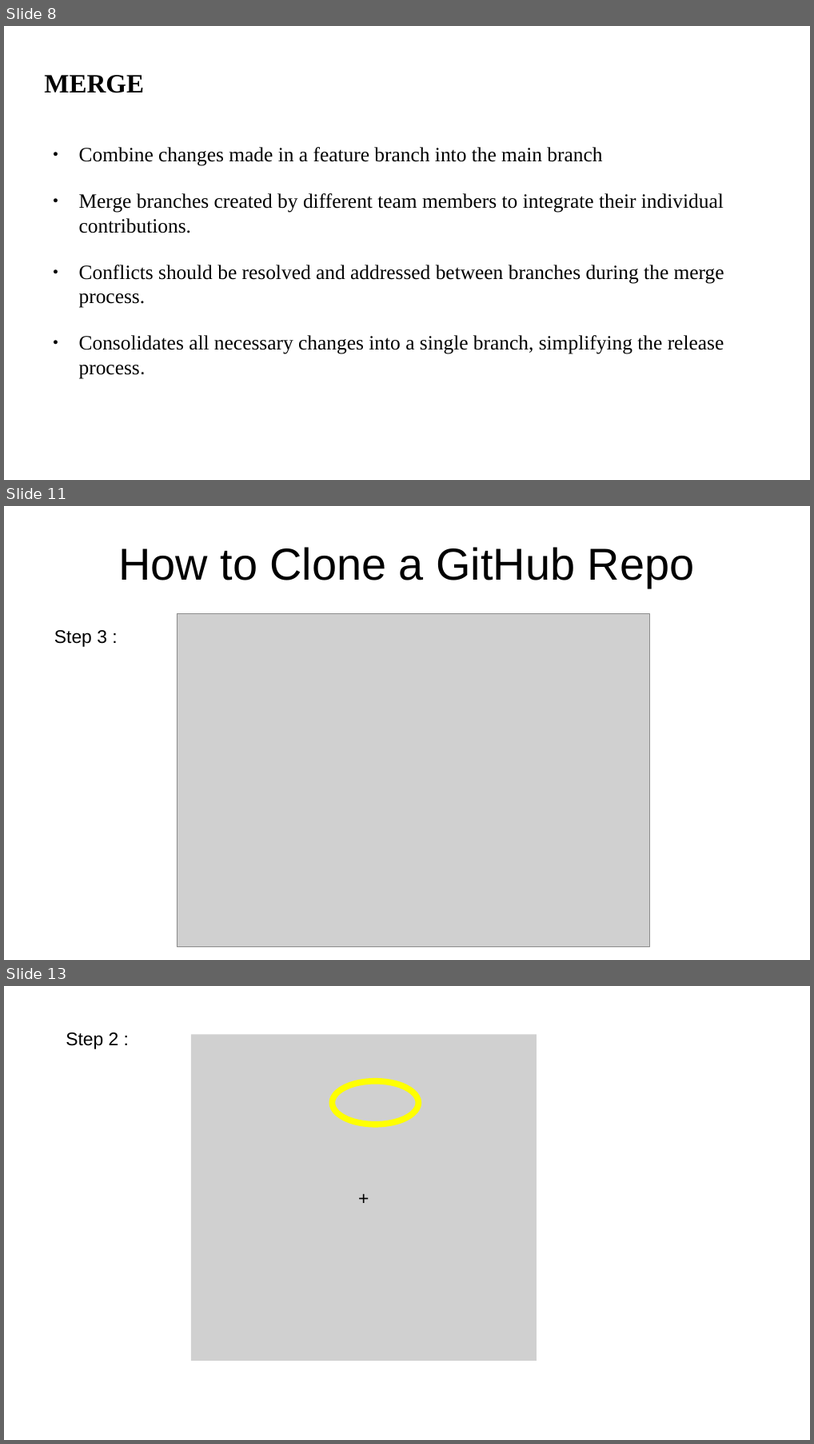
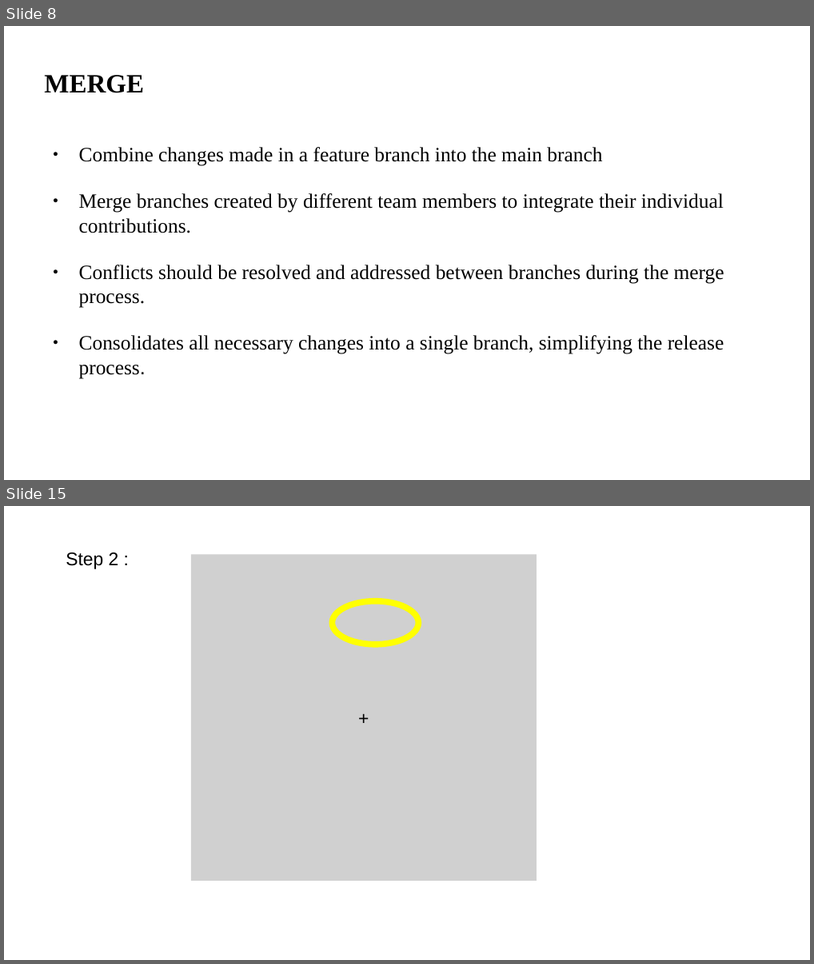
Before and after one commit to anubhavAnora/presentation, a slide deck: Presentation.odp. Shown one above the other, each under a label of ours: slides 8, 11 and 13 before the commit, slides 8 and 15 after it; the slides between them are not shown. The pictures are 814x1444 and 814x964 pixels, drawn with LibreOffice and Linux fonts; fonts in the diff are those of the drawing; grey boxes stand for pictures. Boxes give left, top, right and bottom in pixels: in the first picture for what was removed or moved away, otherwise in the second. Text is boxed around its words. In the diff, an @@ line names an element or a change of style, - is before the commit and + after.

```diff
--- a/Presentation.odp
+++ b/Presentation.odp
@@ slide 11 removed at [4,506,810,960], background #FFFFFF @@
@@ title removed at [118,547,695,588] @@
-How to Clone a GitHub Repo
@@ picture removed at [177,613,650,947] @@
@@ text removed at [54,630,107,647] @@
-Step 3 :
@@ what was slide 13 is now slide 15 @@
```
Also in this commit, not shown: 4 slides changed, 3 slides added, 2 other slides removed.
